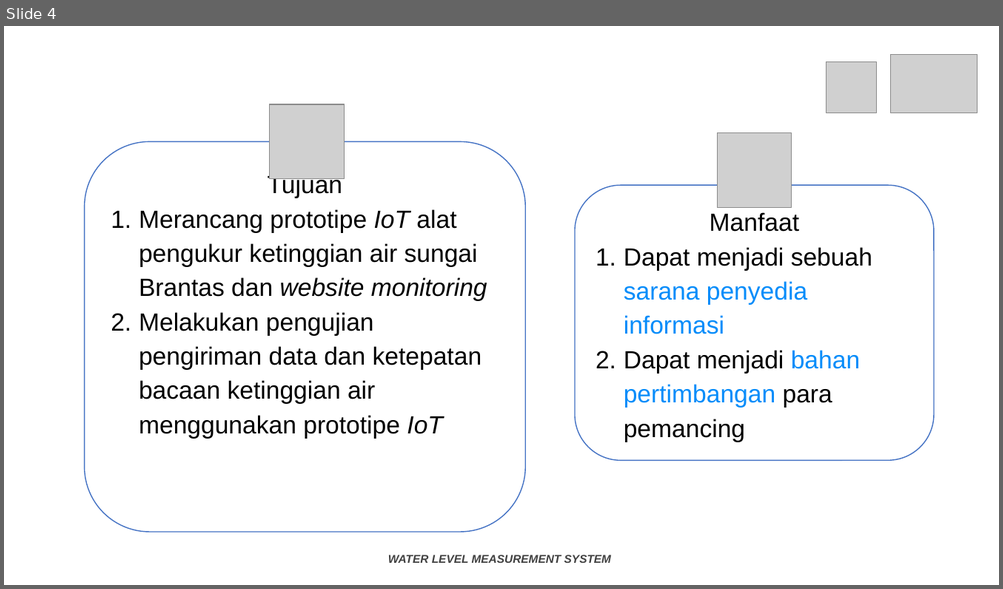
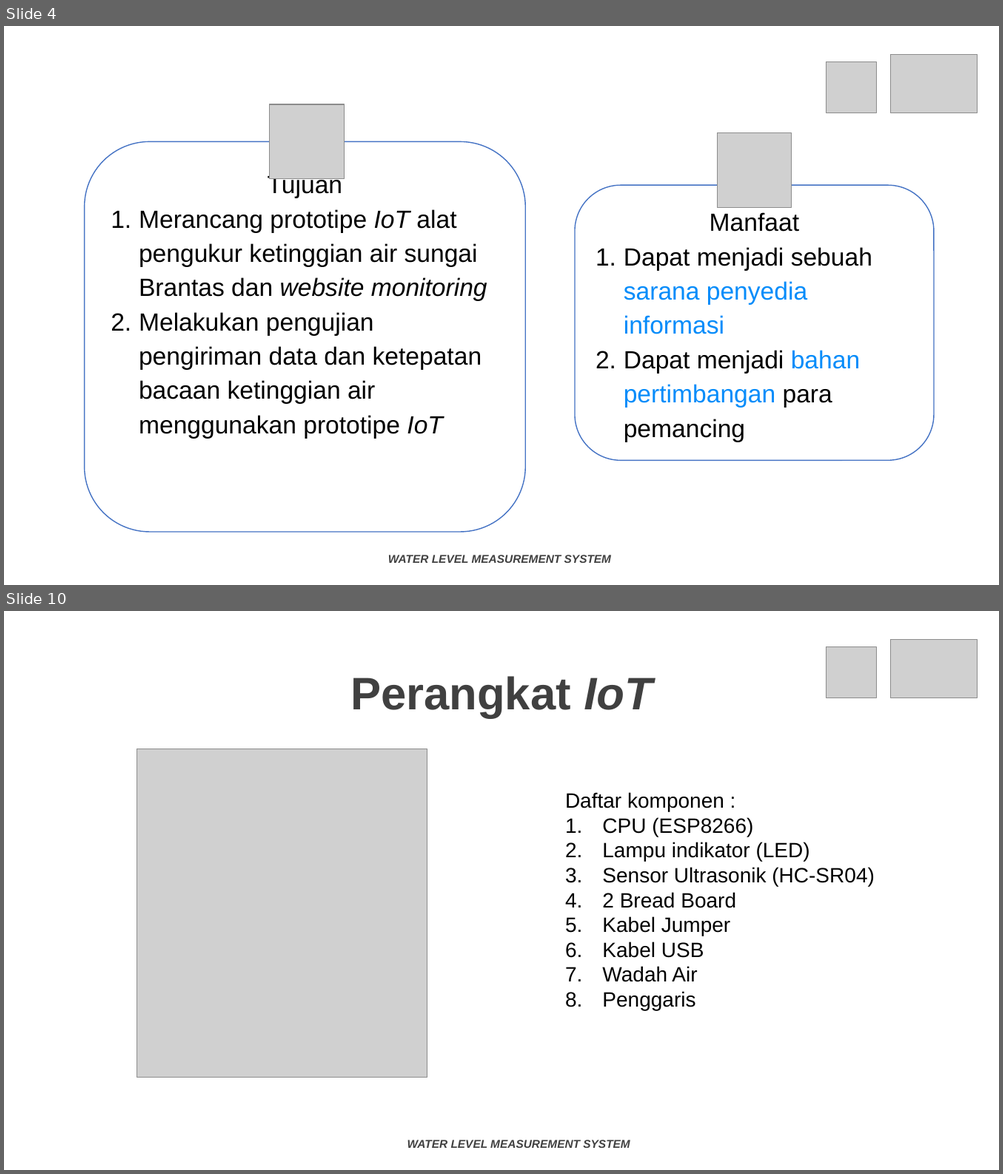
Before and after one commit to anandaricky01/tugas-akhir-doc, a slide deck: Tugas Akhir.pptx. Shown one above the other, each under a label of ours: slide 4 before the commit, slides 4 and 10 after it; the slides between them are not shown. The pictures are 1003x589 and 1003x1174 pixels, drawn with LibreOffice and Linux fonts; fonts in the diff are those of the drawing; grey boxes stand for pictures; background and template pictures are left out. Boxes give left, top, right and bottom in pixels: in the first picture for what was removed or moved away, otherwise in the second. Text is boxed around its words. In the diff, an @@ line names an element or a change of style, - is before the commit and + after.

```diff
--- a/Tugas Akhir.pptx
+++ b/Tugas Akhir.pptx
@@ slide 10 added at [4, 611, 999, 1170], background picture (left out) @@
@@ picture added at [825, 647, 876, 698] @@
@@ picture added at [891, 639, 978, 698] @@
@@ title added at [350, 676, 652, 718], 44 pt, text #404040, bold @@
+Perangkat IoT
@@ picture added at [137, 749, 428, 1078] @@
@@ text added at [565, 792, 874, 1011], 20 pt, text #000000 @@
+  Daftar komponen :
+  1. CPU (ESP8266)
+  2. Lampu indikator (LED)
+  3. Sensor Ultrasonik (HC-SR04)
+  4. 2 Bread Board
+  5. Kabel Jumper
+  6. Kabel USB
+  7. Wadah Air
+  8. Penggaris
@@ text added at [407, 1140, 629, 1148], 11 pt, text #404040, bold, italic @@
+WATER LEVEL MEASUREMENT SYSTEM
```
Also in this commit, not shown: 3 slides changed, 8 other slides added, 1 slide removed, 5 other files.
